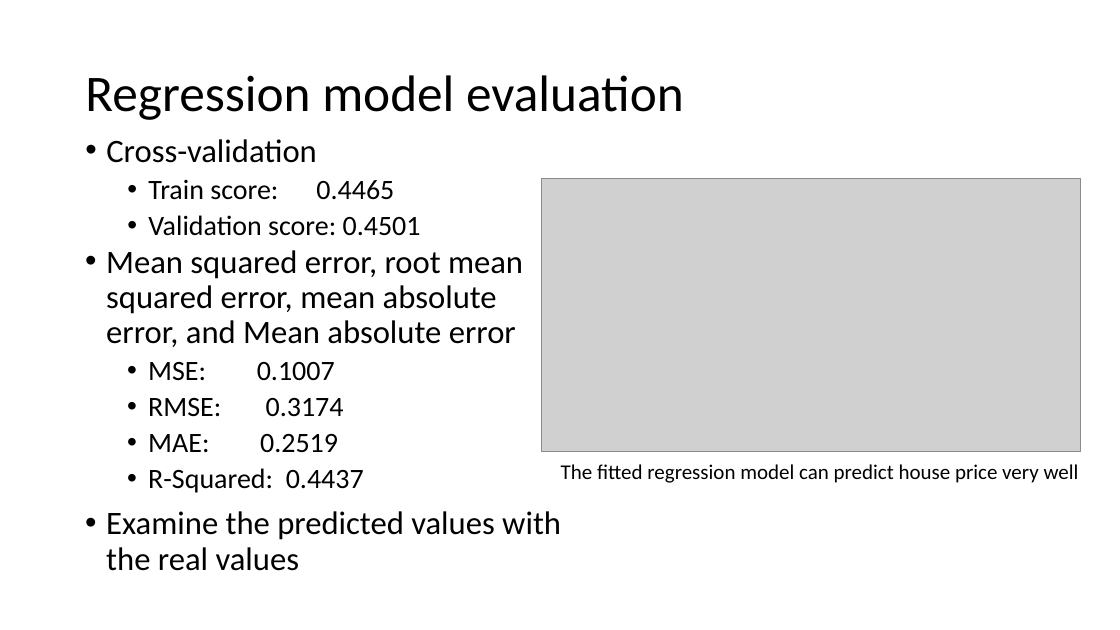
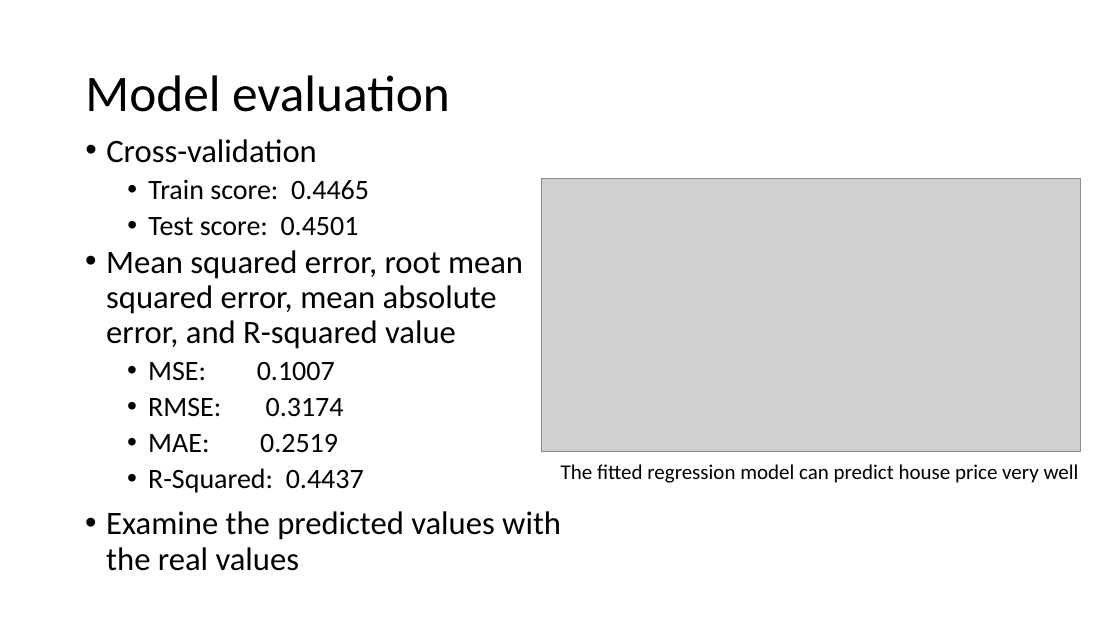
Before and after one commit to learn-co-curriculum/dsc-phase-2-project, a slide deck: slide 11 of Presentation_project2.pptx. Drawn at 1120x630 pixels with LibreOffice and Linux fonts; fonts in the diff are those of the drawing; grey boxes stand for pictures. Boxes give left, top, right and bottom in pixels: in the first picture for what was removed or moved away, otherwise in the second. Text is boxed around its words. In the diff, an @@ line names an element or a change of style, - is before the commit and + after.

```diff
--- a/Presentation_project2.pptx
+++ b/Presentation_project2.pptx
@@ title at [85, 75, 450, 112]: text changed @@
-Regression model evaluation
+Model evaluation
@@ text at [148, 217, 359, 236]: text changed @@
-  • Validation score: 0.4501
+  • Test score: 0.4501
@@ text at [106, 250, 523, 349]: text changed @@
-• Mean squared error, root mean squared error, mean absolute error, and Mean absolute error
+• Mean squared error, root mean squared error, mean absolute error, and R-squared value
```
Also in this commit, not shown: 4 other slides changed, 1 other file.
